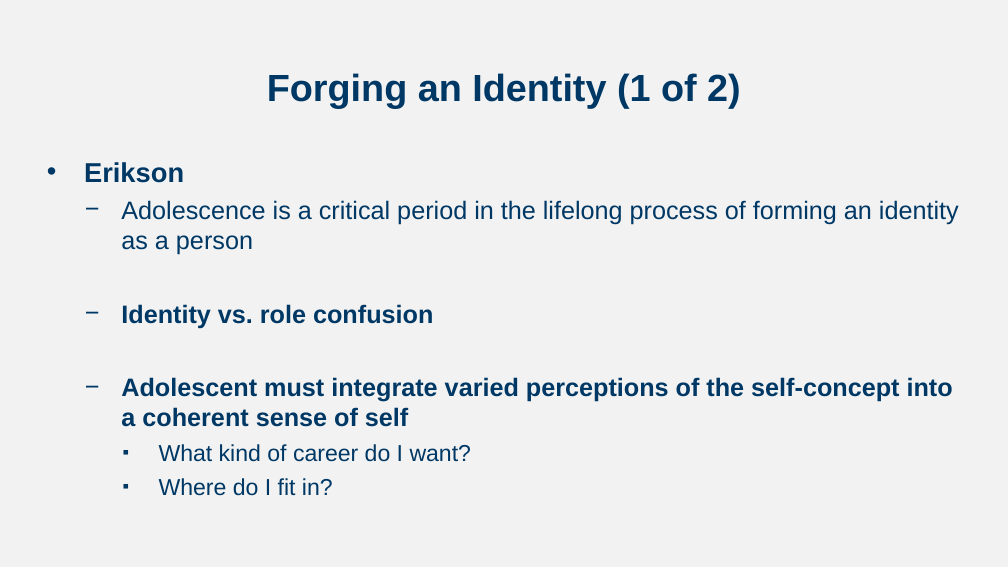
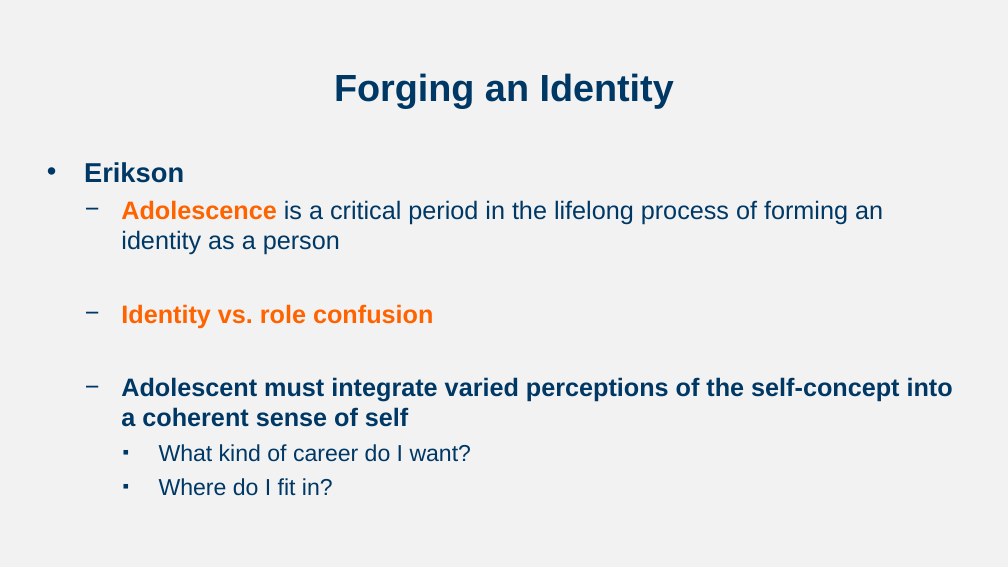
Before and after one commit to npm27/Teaching-Materials, a slide deck: slide 14 of Developmental Fall 23/Slides/Chapter 11.pptx (slide 12 before the commit). Drawn at 1008x567 pixels with LibreOffice and Linux fonts; fonts in the diff are those of the drawing. Boxes give left, top, right and bottom in pixels: in the first picture for what was removed or moved away, otherwise in the second. Text is boxed around its words. In the diff, an @@ line names an element or a change of style, - is before the commit and + after.

```diff
--- a/Developmental Fall 23/Slides/Chapter 11.pptx
+++ b/Developmental Fall 23/Slides/Chapter 11.pptx
@@ title at (x1=334, y1=73, x2=674, y2=108): text changed @@
-Forging an Identity (1 of 2)
+Forging an Identity
@@ text at (x1=121, y1=200, x2=883, y2=328): text colour #003865 to #FF6300 in "Adolescence", "Identity vs. role confusion"; bold on in "Adolescence" @@
```
Also in this commit, not shown: 4 other slides changed, 2 slides added, 3 slides removed.
